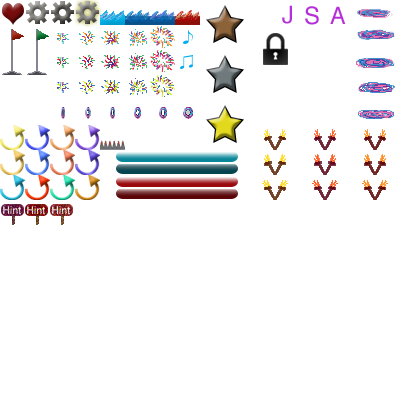
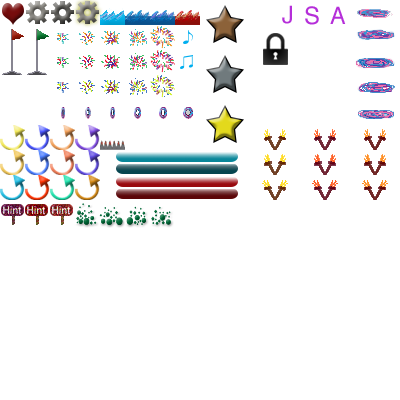
The second 400 x 400 image is a revision of the first. Changes to its layers:
added layer "gas" above "spikes" over <box>76,203,171,225</box>
